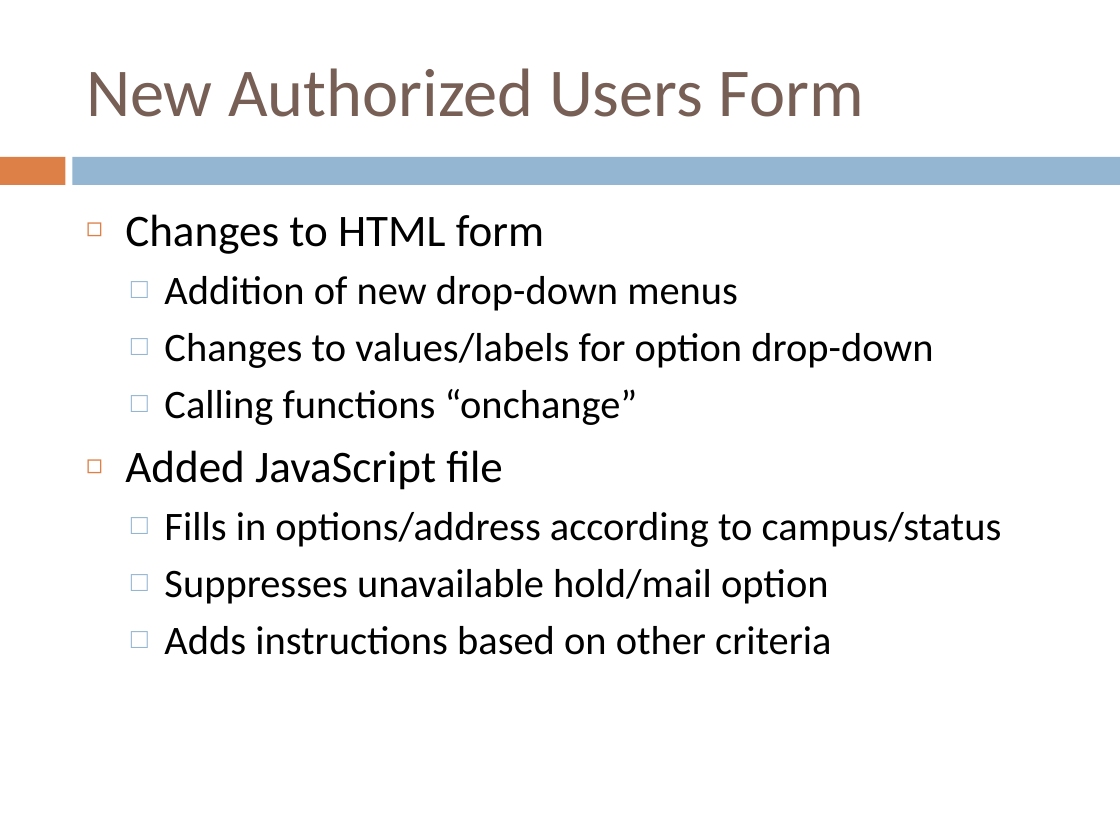
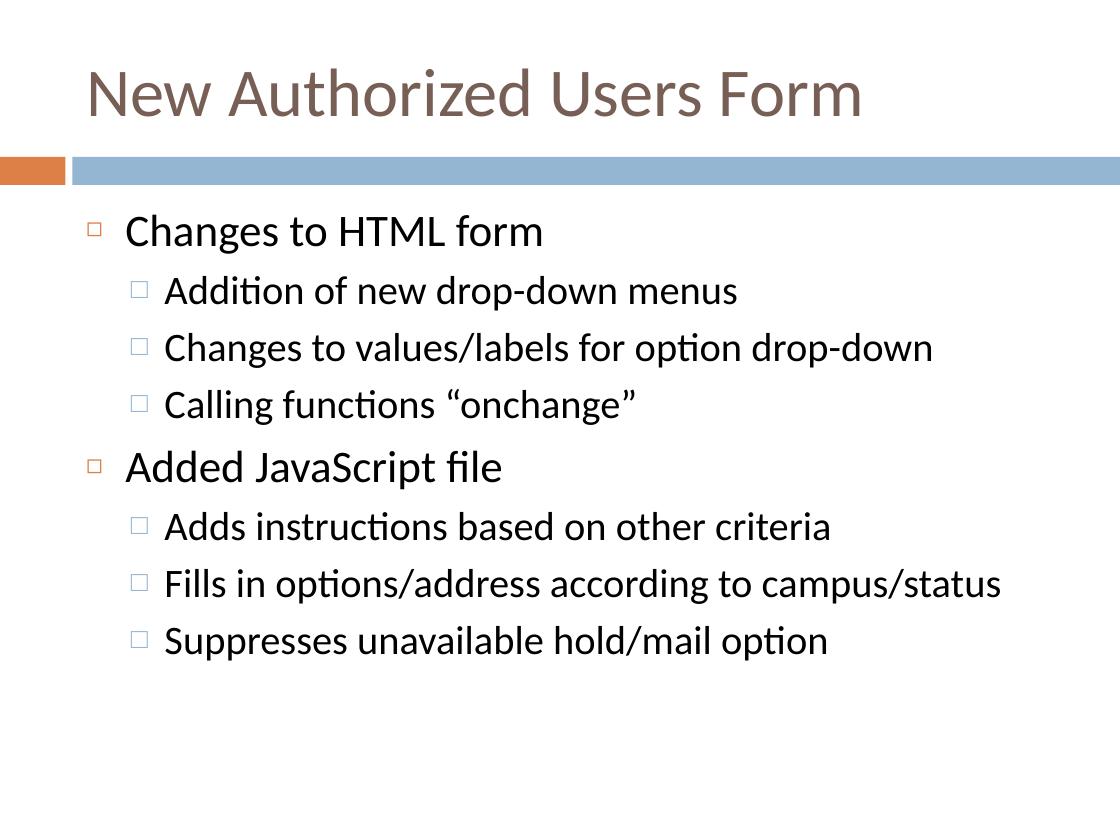
Before and after one commit to mjabaily/ILL, a slide deck: slide 4 of Streamlining Service for Distance Education Library Users.pptx. Drawn at 1120x840 pixels with LibreOffice and Linux fonts; fonts in the diff are those of the drawing. Boxes give left, top, right and bottom in pixels: in the first picture for what was removed or moved away, otherwise in the second. Text is boxed around its words. In the diff, an @@ line names an element or a change of style, - is before the commit and + after.

```diff
--- a/Streamlining Service for Distance Education Library Users.pptx
+++ b/Streamlining Service for Distance Education Library Users.pptx
@@ text at [164, 512, 831, 541]: paragraph added @@
+  □ Adds instructions based on other criteria
@@ text at [164, 626, 831, 655]: paragraph removed @@
-  □ Adds instructions based on other criteria
```
Also in this commit, not shown: 5 other slides changed.
